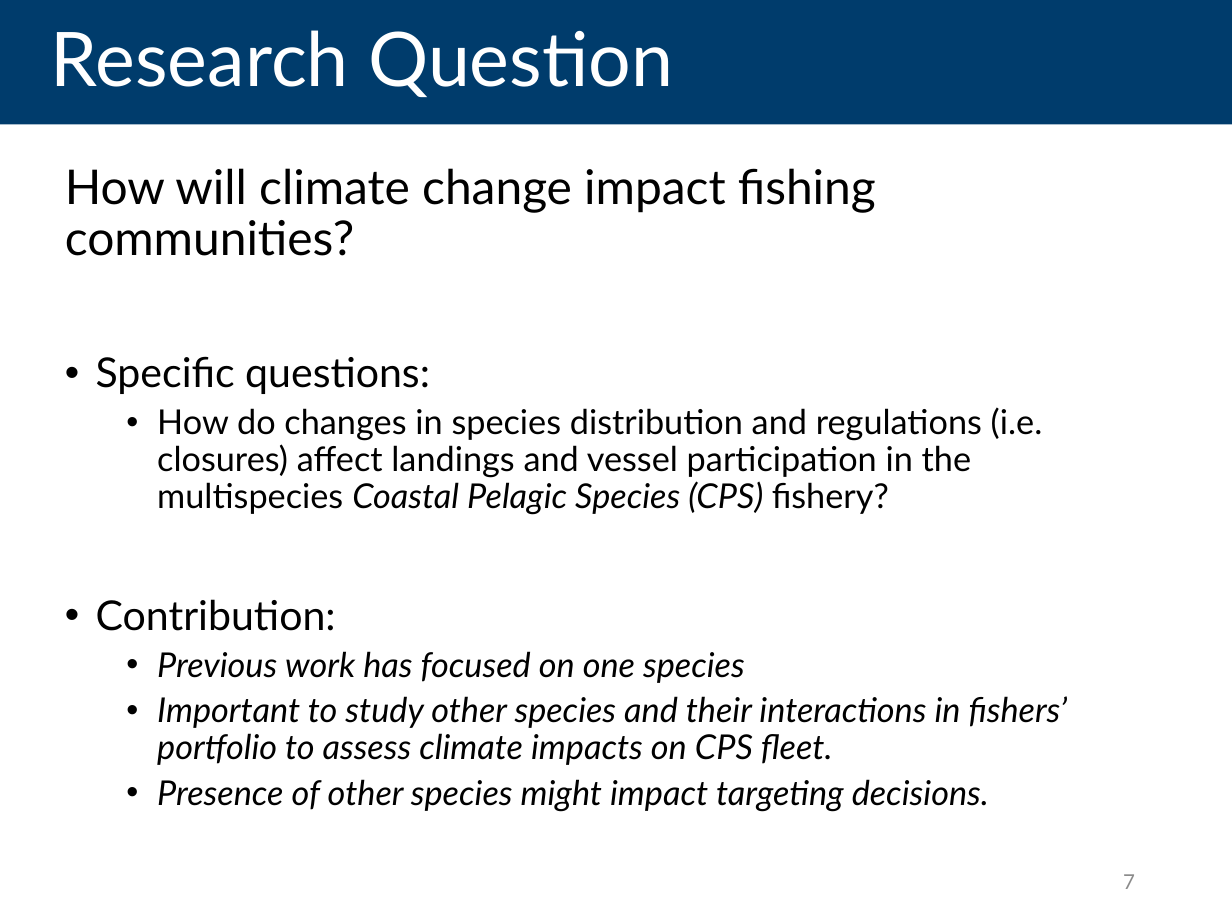
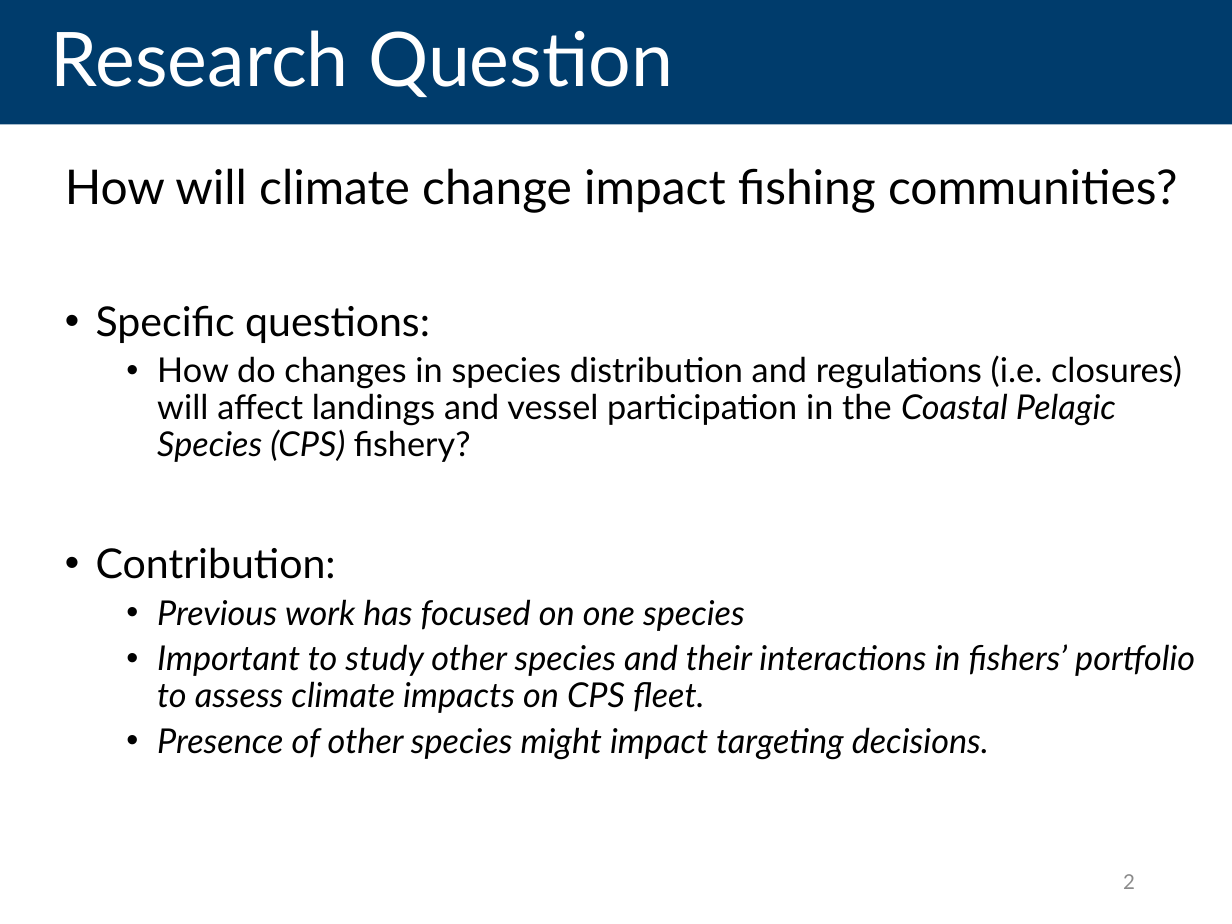
Before and after one commit to futureseas/EconAnalysis, a slide deck: slide 2 of Slides/slides_landing_FQE.pptx (slide 7 before the commit). Drawn at 1232x924 pixels with LibreOffice and Linux fonts; fonts in the diff are those of the drawing. Boxes give left, top, right and bottom in pixels: in the first picture for what was removed or moved away, otherwise in the second. Text is boxed around its words. In the diff, an @@ line names an element or a change of style, - is before the commit and + after.

```diff
--- a/Slides/slides_landing_FQE.pptx
+++ b/Slides/slides_landing_FQE.pptx
@@ text at bbox=[157, 355, 1182, 462]: text changed @@
-  • How do changes in species distribution and regulations (i.e. closures) affect landings and vessel participation in the multispecies Coastal Pelagic Species (CPS) fishery?
+  • How do changes in species distribution and regulations (i.e. closures) will affect landings and vessel participation in the Coastal Pelagic Species (CPS) fishery?
@@ page number at bbox=[1123, 874, 1135, 889]: text changed @@
-7
+2
```
Also in this commit, not shown: 6 other slides changed, 2 slides added, 3 slides removed, 5 other files.
